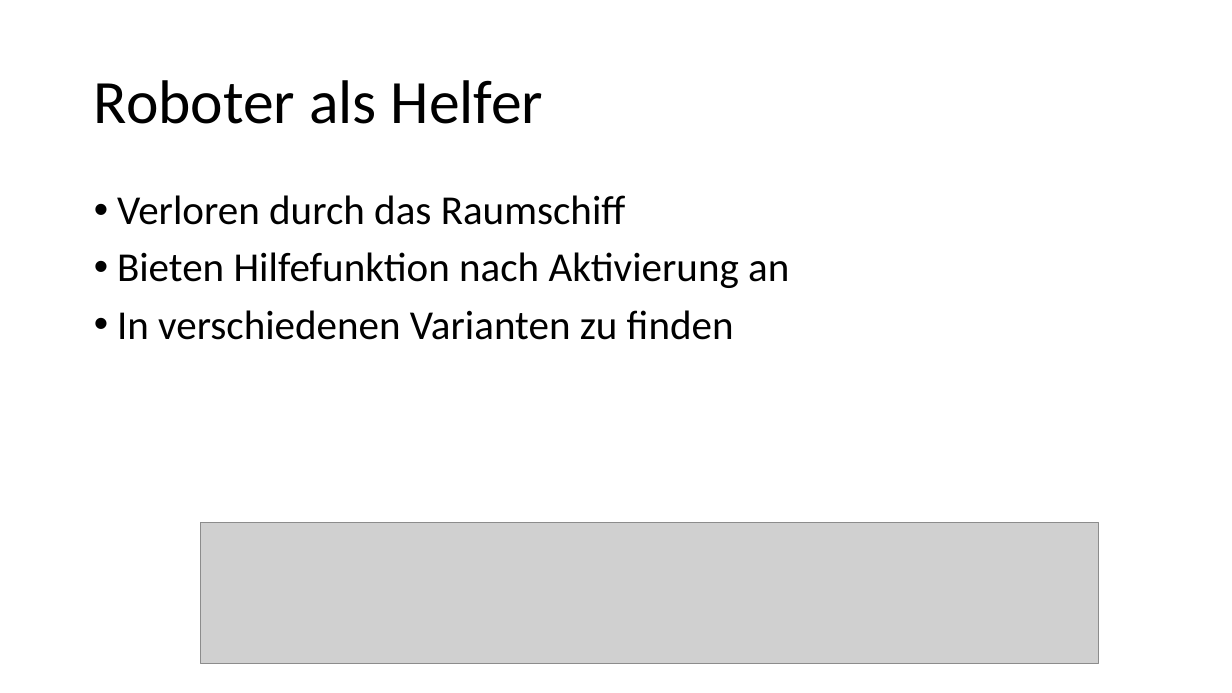
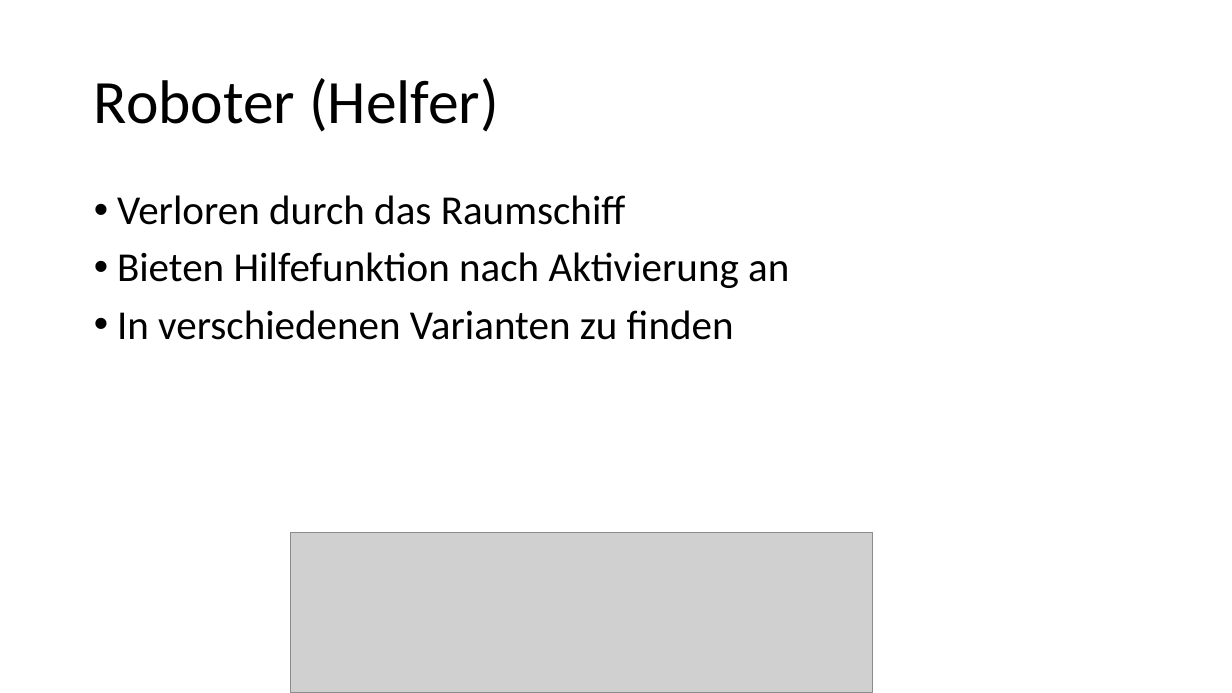
Before and after one commit to Wasserwecken/ComputerGrafik, a slide deck: slide 5 of Concept/Dokumentation/Computergrafik.pptx. Drawn at 1232x693 pixels with LibreOffice and Linux fonts; fonts in the diff are those of the drawing; grey boxes stand for pictures; background and template pictures are left out. Boxes give left, top, right and bottom in pixels: in the first picture for what was removed or moved away, otherwise in the second. Text is boxed around its words. In the diff, an @@ line names an element or a change of style, - is before the commit and + after.

```diff
--- a/Concept/Dokumentation/Computergrafik.pptx
+++ b/Concept/Dokumentation/Computergrafik.pptx
@@ title at [94, 78, 499, 132]: text changed @@
-Roboter als Helfer
+Roboter (Helfer)
@@ picture: place and size @@
-picture at [201, 522, 1099, 664]
+picture at [290, 533, 872, 693]
```
Also in this commit, not shown: 2 other slides changed, 2 slides added, 2 slides removed, 4 other files.
